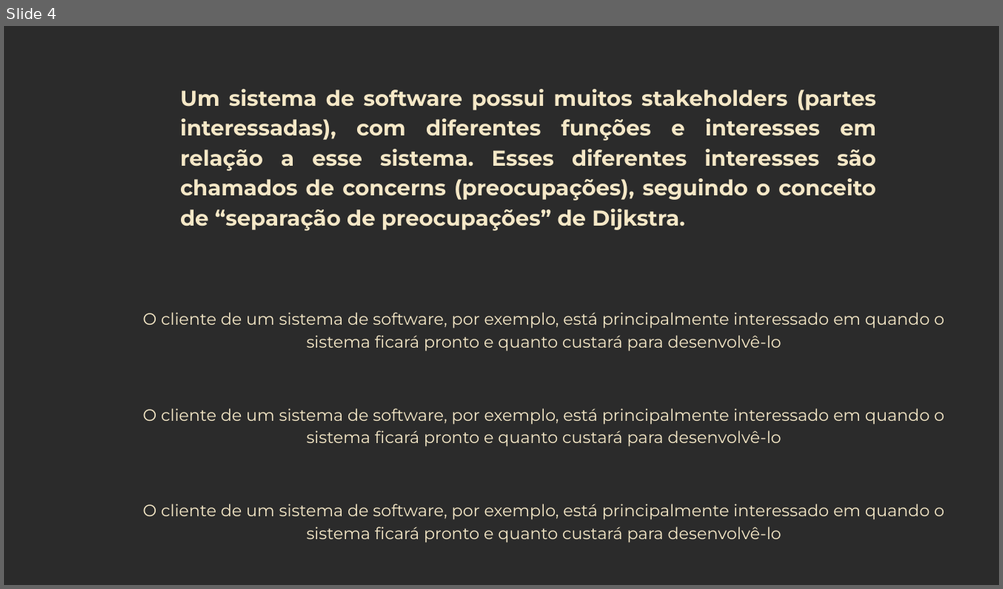
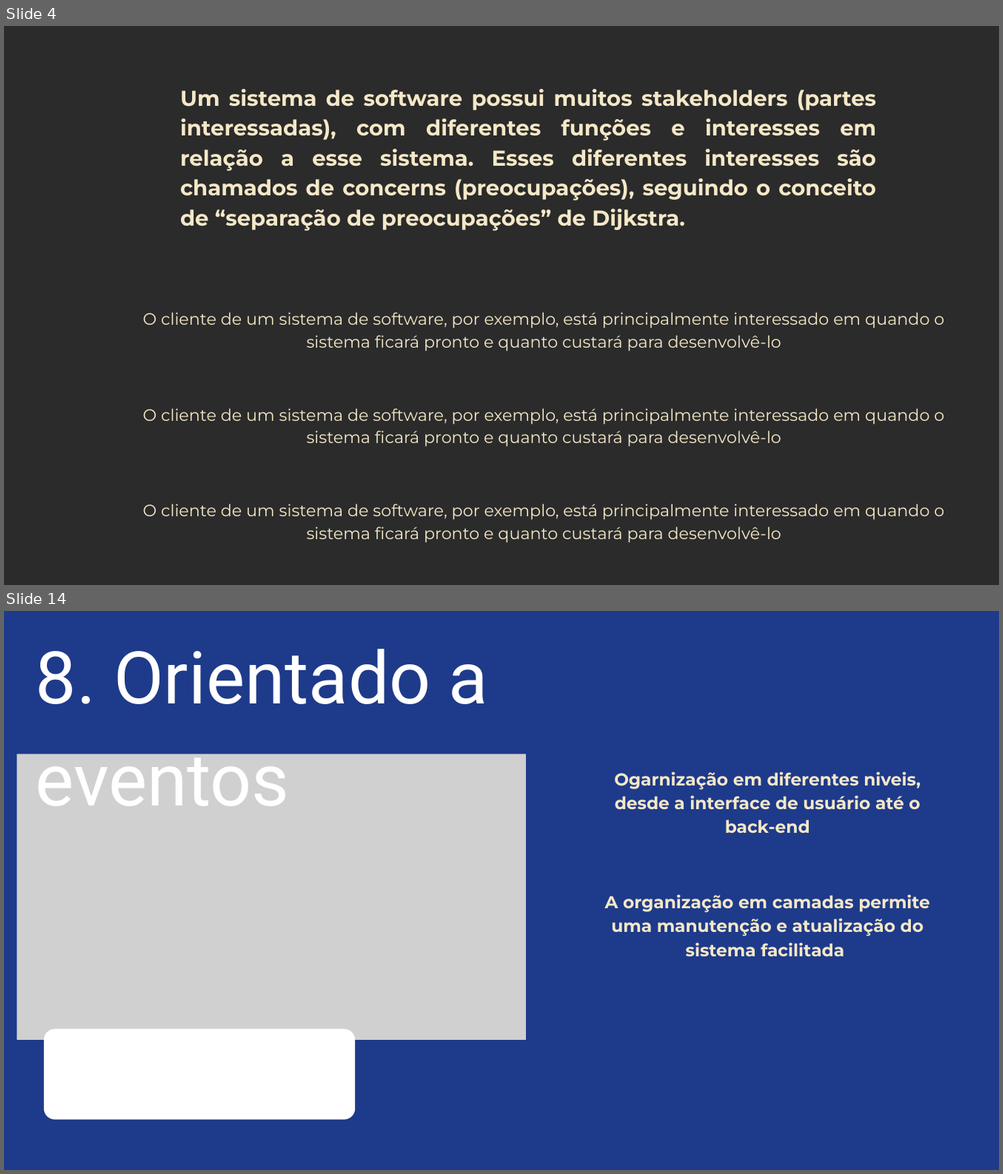
Before and after one commit to Liche008/Eng-Soft2-Grupo2, a slide deck: Apresentacao.pptx. Shown one above the other, each under a label of ours: slide 4 before the commit, slides 4 and 14 after it; the slides between them are not shown. The pictures are 1003x589 and 1003x1174 pixels, drawn with LibreOffice and Linux fonts; fonts in the diff are those of the drawing; grey boxes stand for pictures; background and template pictures are left out; a plain dark background stands for a picture behind light text. Boxes give left, top, right and bottom in pixels: in the first picture for what was removed or moved away, otherwise in the second. Text is boxed around its words. In the diff, an @@ line names an element or a change of style, - is before the commit and + after.

```diff
--- a/Apresentacao.pptx
+++ b/Apresentacao.pptx
@@ slide 14 added at (4, 611, 999, 1170), background #1E3A8A @@
@@ text added at (36, 649, 488, 806), 105.3 pt, text #FFFFFF @@
+8. Orientado a eventos
@@ picture added at (17, 755, 526, 1040) @@
@@ text added at (614, 772, 920, 833), 25 pt, text #F5E8C7, bold @@
+Ogarnização em diferentes niveis, desde a interface de usuário até o back-end
@@ text added at (605, 894, 930, 957), 25 pt, text #F5E8C7, bold @@
+A organização em camadas permite uma manutenção e atualização do sistema facilitada
@@ freeform shape added at (44, 1029, 355, 1119), fill #FFFFFF @@
```
Also in this commit, not shown: 11 slides changed, 6 other slides added, 7 slides removed.
